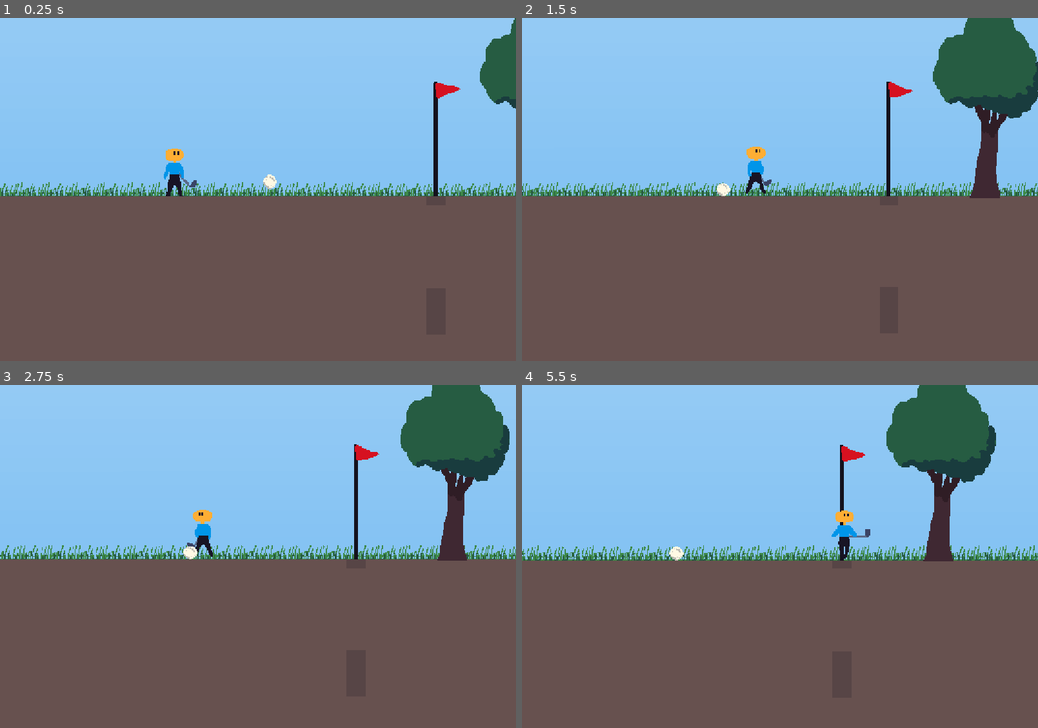
Above: before the commit, frames 1-4 (two rows, left to right).
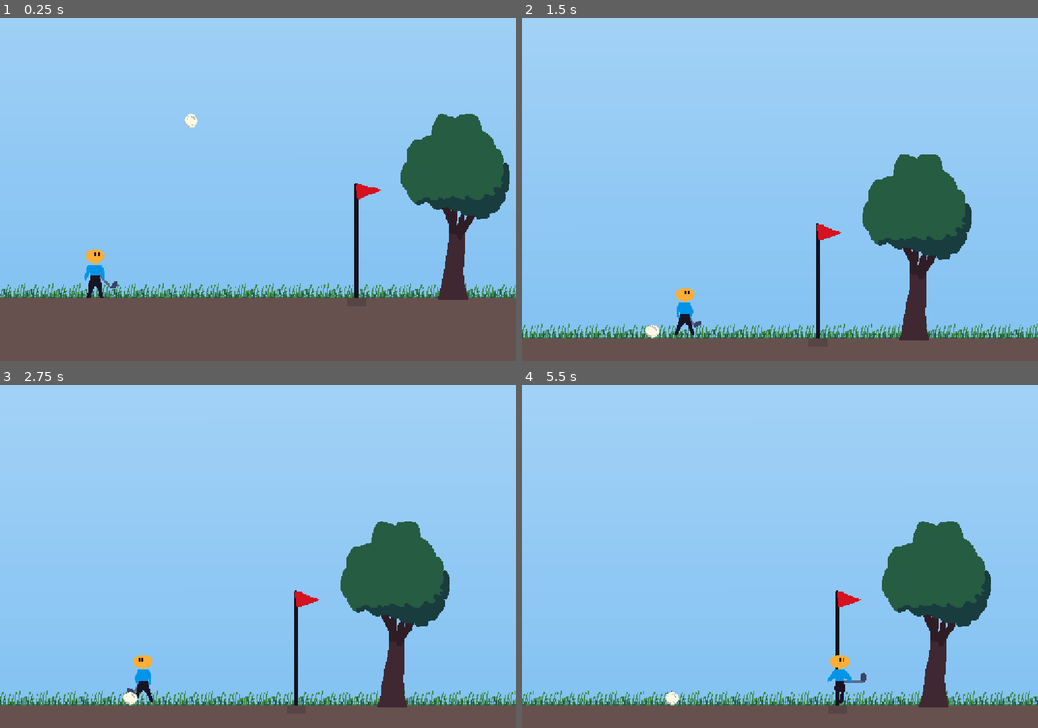
Above: after the commit, the same moments.

Repository: martindzejky/down-golf
Game: Godot game, scene res://main.tscn
Same seed, same stepped clock (60 frames per second), same inputs: the game is played once before the commit and once after it.
Inputs:
- Up to frame 1 (0.25 s): no input
- Up to frame 2 (1.5 s): hold Space (shoot) 0.53-1.28 s; hold Right (move_right) from 0.53 s (still down); tap Up (jump) at 0.77 s; tap Space (shoot) at 1.35 s
- Up to frame 3 (2.75 s): tap Up (jump) at 1.52 s; release Right (move_right) at 2.03 s; hold Left (move_left) from 2.03 s (still down); hold Space (shoot) from 2.03 s (still down)
- Up to frame 4 (5.5 s): release Left (move_left) at 2.78 s; release Space (shoot) at 2.78 s; hold Right (move_right) 2.78-4.28 s; tap Space (shoot) at 2.85, 4.35 s; tap Up (jump) at 3.02, 3.77, 4.52 s; hold Space (shoot) 3.53-4.28 s; hold Left (move_left) 4.28-5.03 s; hold Right (move_right) from 5.03 s (still down); hold Space (shoot) from 5.03 s (still down)

The runs differ from the first frame. In frame 1, 37% of the frame differs, in the area x 0-100%, y 0-83%; in frame 2, 51%; in frame 3, 51%, in the area x 0-100%, y 0-94%; in frame 4, 51%.

Commit message:
connect levels in main

Diff:
--- a/levels/level1.tscn
+++ b/levels/level1.tscn
@@ -33,6 +33,6 @@
 position = Vector2(-96, 144)
 shape = SubResource("RectangleShape2D_ua5ty")
 
-[connection signal="ball_entered_hole" from="pole" to="activator" method="deactivate"]
+[connection signal="player_entered_pole" from="pole" to="activator" method="deactivate"]
 
 [editable path="camera_bounds"]
--- a/levels/level2.tscn
+++ b/levels/level2.tscn
@@ -20,11 +20,15 @@
 
 [node name="tiles" type="TileMapLayer" parent="."]
 z_index = -20
-tile_map_data = PackedByteArray("AAAAAP//AAADAAAAAAAAAP7/AAA …(3631 unchanged characters)… ACAAAAAAD4/wgAAAACAAAAAAD5/wgAAAACAAAAAAA=")
+tile_map_data = PackedByteArray("AAAAAP//AAADAAAAAAAAAP7/AAA …(3631 unchanged characters)… ACAAAAAAD4/wgAAAACAAAAAAD5/wgAAAACAAAAAAD3/wkAAAADAAAAAAD3/woAAAADAAAAAAAAAP3/AAADAAAAAAAAAPz/AAADAAAAAAA=")
 tile_set = ExtResource("3_76ugp")
 
 [node name="pole" parent="." instance=ExtResource("4_e8p81")]
 position = Vector2(-272, 160)
+
+[node name="ground" parent="pole" index="4"]
+position = Vector2(0, 89)
+scale = Vector2(1, 4.88)
 
 [node name="camera_bounds" parent="." instance=ExtResource("5_55gdq")]
 
@@ -33,6 +37,7 @@
 position = Vector2(-175, 131.5)
 shape = SubResource("RectangleShape2D_ua5ty")
 
-[connection signal="ball_entered_hole" from="pole" to="activator" method="deactivate"]
+[connection signal="player_entered_pole" from="pole" to="activator" method="deactivate"]
 
+[editable path="pole"]
 [editable path="camera_bounds"]
--- a/levels/surface_level.tscn
+++ b/levels/surface_level.tscn
@@ -53,6 +53,6 @@
 position = Vector2(34.5, -158)
 shape = SubResource("RectangleShape2D_53cg5")
 
-[connection signal="ball_entered_hole" from="pole" to="activator" method="deactivate"]
+[connection signal="player_entered_pole" from="pole" to="activator" method="deactivate"]
 
 [editable path="camera_bounds"]
--- /dev/null
+++ b/main.gd
@@ -0,0 +1,6 @@
+extends Node
+
+@export var first_level_activator: LevelActivator
+
+func _ready():
+  first_level_activator.activate()
--- a/main.tscn
+++ b/main.tscn
@@ -1,22 +1,38 @@
-[gd_scene load_steps=5 format=3 uid="uid://dfwkuxfg1oa"]
+[gd_scene load_steps=8 format=3 uid="uid://dfwkuxfg1oa"]
 
 [ext_resource type="PackedScene" uid="uid://bpc2udtuklk7v" path="res://objects/camera.tscn" id="1_1bvp3"]
 [ext_resource type="PackedScene" uid="uid://r3wp4bjkcas0" path="res://objects/player.tscn" id="1_ig7tw"]
+[ext_resource type="Script" uid="uid://drtc2w32yxa3e" path="res://main.gd" id="1_lquwl"]
 [ext_resource type="PackedScene" uid="uid://d1nyk4c13ej5n" path="res://objects/ball.tscn" id="2_h2yge"]
 [ext_resource type="PackedScene" uid="uid://y5nnkqj2u5wb" path="res://levels/surface_level.tscn" id="4_1bvp3"]
+[ext_resource type="PackedScene" uid="uid://k2lmsrpttbia" path="res://levels/level1.tscn" id="6_7mycd"]
+[ext_resource type="PackedScene" uid="uid://cnbx5oq18q7kw" path="res://levels/level2.tscn" id="7_272bh"]
 
-[node name="main" type="Node"]
+[node name="main" type="Node" node_paths=PackedStringArray("first_level_activator")]
+script = ExtResource("1_lquwl")
+first_level_activator = NodePath("surface_level/activator")
 
 [node name="camera" parent="." instance=ExtResource("1_1bvp3")]
 
 [node name="player" parent="." instance=ExtResource("1_ig7tw")]
 
 [node name="ball" parent="." instance=ExtResource("2_h2yge")]
-position = Vector2(111, -46)
+position = Vector2(111, -235)
 
 [node name="surface_level" parent="." instance=ExtResource("4_1bvp3")]
 
-[node name="pole" parent="surface_level" index="3"]
-is_current = true
+[node name="level1" parent="." instance=ExtResource("6_7mycd")]
+position = Vector2(288, 224)
+
+[node name="level2" parent="." instance=ExtResource("7_272bh")]
+position = Vector2(0, 704)
+
+[connection signal="player_entered_pole" from="surface_level/pole" to="level1/activator" method="activate"]
+[connection signal="player_entered_pole" from="level1/pole" to="level2/activator" method="activate"]
 
 [editable path="surface_level"]
+[editable path="surface_level/camera_bounds"]
+[editable path="level1"]
+[editable path="level1/camera_bounds"]
+[editable path="level2"]
+[editable path="level2/camera_bounds"]
--- a/objects/level_activator.gd
+++ b/objects/level_activator.gd
@@ -1,4 +1,5 @@
 extends Node
+class_name LevelActivator
 
 @export var pole: Pole
 @export var camera_bounds: CameraBounds
Not shown, added: main.gd.uid
